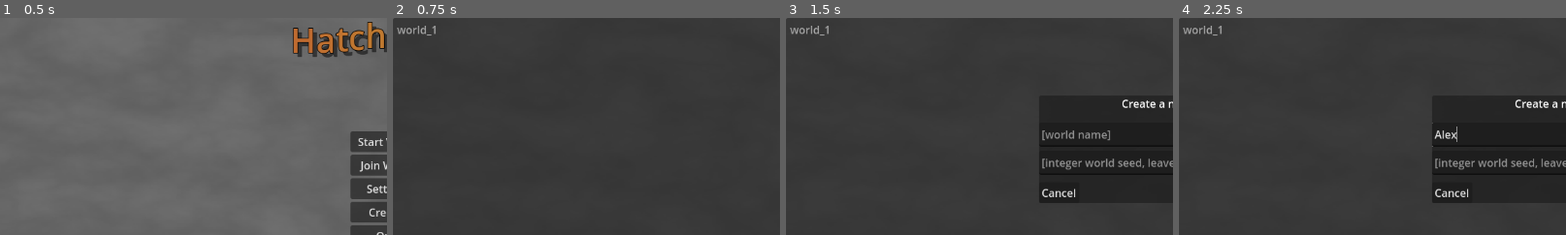
Above: before the commit, frames 1-4 (left to right).
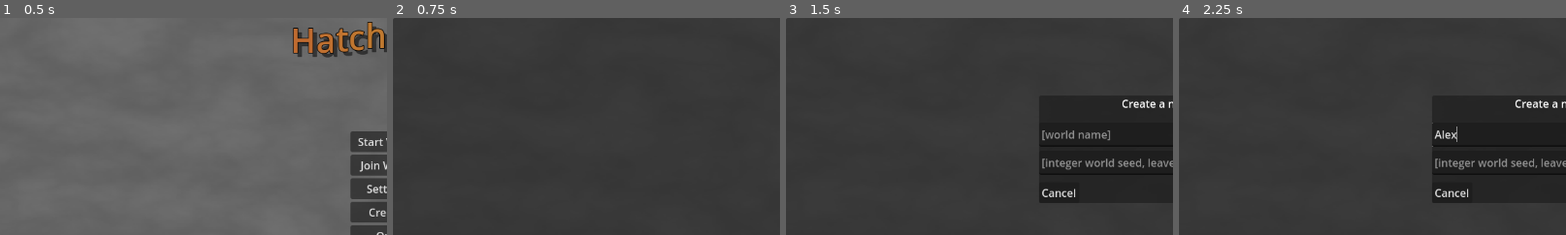
Above: after the commit, the same moments.

Repository: pixerhp/Hatchetflair
Game: Godot game, scene res://scenes/main_menu.tscn
Same seed, same stepped clock (60 frames per second), same inputs: the game is played once before the commit and once after it.
Inputs (mouse positions are % of the whole screen's width and height, from its top left):
- Up to frame 1 (0.5 s): no input
- Up to frame 2 (0.75 s): click "Start World" at 0.5 s
- Up to frame 3 (1.5 s): click "New World" at 1.25 s
- Up to frame 4 (2.25 s): click (50, 44) at 2.02 s; type "Alex" at 2.1 s
The pictures show only the part of the screen within x 0-50%, y 17-67%; the shares and areas given below are measured in that part.

Frame 1 is identical in both runs. In frame 2, 0.2% of the frame differs, in the area x 1-12%, y 3-9%; in frame 3, 0.2%; in frame 4, 0.2%.

Commit message:
GlobalStuff organization
Organized GlobalStuff, mainly by moving the task of ensuring essential dirs/files from a GlobalStuff function to a FileManager function.

Diff:
--- a/scripts/autoload_scripts/file_manager.gd
+++ b/scripts/autoload_scripts/file_manager.gd
@@ -1,7 +1,9 @@
 extends Node
 
 
-func read_txtfile_lines_as_array(file_location: String, include_potential_blank_last_line: bool) -> Array[String]:
+# FILE INTERACTION FUNCTIONS:
+
+func read_txtfile_lines_as_array(file_location: String, include_potential_blank_last_line: bool = false) -> Array[String]:
 	if not FileAccess.file_exists(file_location):
 		push_error("A text file \"" + file_location + "\" couldn't be found to have its lines read. (Returning [].)")
 		return([])
@@ -108,4 +110,38 @@
 	return false
 
 
-# VERSION UPDATING FUNCTIONS ARE BELOW HERE.
+# FILE ENSURANCE/CREATION FUNCTIONS:
+
+func ensure_essential_game_dirs_and_files_exist() -> bool:
+	var errors_were_encountered: bool = false
+
+	var directories_to_ensure: Array[String] = [
+		"user://storage",
+		"user://storage/worlds",
+	]
+	for dir in directories_to_ensure:
+		DirAccess.make_dir_recursive_absolute(dir)
+		if not DirAccess.dir_exists_absolute(dir):
+			errors_were_encountered = true
+			push_error("Essential game directory: \""+dir+"\" could not be created/found.")
+
+	# If an essential file doesn't already exist, creates it blank except for version_entire in its first text line.
+	var file_locations_to_ensure: Array[String] = [
+		"user://storage/user_info.txt",
+		"user://storage/worlds_list.txt",
+		"user://storage/servers_list.txt",
+	]
+	for file_location in file_locations_to_ensure:
+		if not FileAccess.file_exists(file_location):
+			write_txtfile_from_array_of_lines(file_location, [GlobalStuff.game_version_entire])
+			if not FileAccess.file_exists(file_location):
+				errors_were_encountered = true
+				push_error("Essential game file: \""+file_location+"\" could not be created/found.")
+
+	if errors_were_encountered:
+		return(true)
+	else:
+		return(false)
+
+
+# VERSION UPDATING/DOWNDATING FUNCTIONS:
--- a/scripts/autoload_scripts/global_stuff.gd
+++ b/scripts/autoload_scripts/global_stuff.gd
@@ -8,82 +8,48 @@
 const game_version_entire: String = game_version_phase + " v" + game_version_engine + "." + game_version_major + "." + game_version_minor
 var all_global_stuff_initialized: bool = false
 
+
 func _enter_tree() -> void:
-	# Ensure the global random number generator isn't the same every program execution.
-	randomize()
-
-	# Set the windows title to include the game's name, the version, and a fun splash text if it loads right.
-	set_window_title()
-
-	# Some essential and example HF user directory content.
-	create_essential_files()
+	randomize() # Randomizes the global rng as it's a good place to do it.
+	setup_game_window_title()
+	if FileManager.ensure_essential_game_dirs_and_files_exist():
+		push_error("GlobalStuff encountered error(s) while attempting to ensure some or all essential dirs/files.")
+		get_tree().quit()
 
 	all_global_stuff_initialized = true
 
 
-func set_window_title(optional_specified_title: String = ""):
-	if not (optional_specified_title == ""):
-		DisplayServer.window_set_title(optional_specified_title)
+func setup_game_window_title(attempt_to_include_a_splash_text: bool = true):
+	DisplayServer.window_set_title(game_name+"   "+game_version_entire)
+	if attempt_to_include_a_splash_text == false:
 		return
-	# Preemptively set the window's title, just in case something goes wrong with splash texts.
-	DisplayServer.window_set_title(game_name + "   " + game_version_entire)
-	# Attempt to open the splash texts file.
-	if FileAccess.file_exists("res://assets/text_files/window_splash_texts.txt"):
-		# Create an array of usable splash texts.
-		var splash_texts_file: FileAccess = FileAccess.open("res://assets/text_files/window_splash_texts.txt", FileAccess.READ)
-		var line_contents: String = ""
-		var usable_splash_texts: Array[String] = []
-		while not splash_texts_file.eof_reached():
-			line_contents = splash_texts_file.get_line()
-			if (not line_contents.begins_with("\t")) and (line_contents != ""):
-				usable_splash_texts.append(line_contents)
-		splash_texts_file.close()
-		# Set the title to include a splash text, if the usable splash texts array has at least one item.
-		if usable_splash_texts.is_empty():
-			push_warning("The window title splash texts file was accessed successfully, but no useable splashes were found, so no splash text was used.")
-		else:
-			DisplayServer.window_set_title(game_name + "   " + game_version_entire + "   ---   " + usable_splash_texts.pick_random())
+
+	# Get the contents of the splash texts txtfile.
+	var splashes_file_contents: Array[String] = FileManager.read_txtfile_lines_as_array("res://assets/text_files/window_splash_texts.txt")
+	if splashes_file_contents == []:
+		push_warning("Either an issue accessing the splash_texts file occured, or the file was completely empty. (Leaving window title splashless.)")
+		return
+
+	# Usable splashes don't include the lines from the txtfile that are blank or start with an indent.
+	var splashes: Array[String] = []
+	for line in splashes_file_contents:
+		if (line != "") and (not line.begins_with("\t")):
+			splashes.append(line)
+
+	if splashes.is_empty():
+		push_warning("The window splashes txtfile was accessed successfully, but contained no usable splashes. (Leaving window title splashless.)")
+		return
 	else:
-		push_error("The file for window title splash-texts was not found, so no splash text was used.")
-
-func create_essential_files():
-	var file
-	DirAccess.make_dir_absolute("user://storage")
-	if not FileAccess.file_exists("user://storage/user_info.txt"):
-		file = FileAccess.open("user://storage/user_info.txt", FileAccess.WRITE)
-		file.store_line(game_version_entire)
-		file.store_line("Pixer Pinecone")
-		file.close()
-	if not FileAccess.file_exists("user://storage/servers_list.txt"):
-		file = FileAccess.open("user://storage/servers_list.txt", FileAccess.WRITE)
-		file.store_line(game_version_entire)
-		file.store_line("localhost 127.0.0.1")
-		file.store_line("127.0.0.1")
-		file.store_line("bad ip example")
-		file.store_line("234534534.24653463.34534.547124325")
-		file.close()
-	DirAccess.make_dir_recursive_absolute("user://storage/worlds/world_1")
-	DirAccess.make_dir_absolute("user://storage/worlds/world_1/chunks")
-	file = FileAccess.open("user://storage/worlds/world_1/world_info.txt", FileAccess.WRITE)
-	file.store_line(game_version_entire)
-	file.store_line("date created: 2023-08-07T3:14:00")
-	file.store_line("last played: unplayed")
-	file.store_line("world generation seed: 314")
-	file.close()
-	if not FileAccess.file_exists("user://storage/worlds_list.txt"):
-		print("(The worlds list was created/overwritten because it wasn't found.)")
-		file = FileAccess.open("user://storage/worlds_list.txt", FileAccess.WRITE)
-		file.store_line(game_version_entire)
-		file.store_line("world_1") # the regular name of the world.
-		file.store_line("world_1") # the name of the folder where the world is stored in.
-		file.close()
+		DisplayServer.window_set_title(game_name+"   "+game_version_entire+"   ---   "+splashes.pick_random())
+		return
 
 
-
-# Called every frame.
 func _process(_delta):
-	if Input.is_action_just_pressed("Fullscreen Toggle") :
+	# Global hotkeys.
+	if Input.is_action_just_pressed("Fullscreen Toggle"):
 		if (DisplayServer.window_get_mode() == 0):
 			DisplayServer.window_set_mode(DisplayServer.WINDOW_MODE_FULLSCREEN)
 		else:
 			DisplayServer.window_set_mode(DisplayServer.WINDOW_MODE_WINDOWED)
+	if Input.is_action_just_pressed("Screenshot"):
+		pass
--- a/scripts/main_menu_scripts/menu_main.gd
+++ b/scripts/main_menu_scripts/menu_main.gd
@@ -9,20 +9,6 @@
 	# Does NOT update each world and its contents, that'd be done in the worlds menu.
 	if ensure_essential_files_are_up_to_date():
 		push_error("There was an error checking/updating one or more essential files,\nthis may lead to crashes or unintended behavior.")
-
-	# JUST FOR TESTING THE FILEMANAGER ALPHABETICAL SORT FUNCTION:
-	var file = FileAccess.open("user://sort_test.txt", FileAccess.WRITE)
-	file.store_line(GlobalStuff.game_version_entire)
-	file.store_line("zzzzzitem_3_name")
-	file.store_line("aitem_3_thing")
-	file.store_line("item_1_name")
-	file.store_line("zitem_1_thing")
-	file.store_line("item_4_name")
-	file.store_line("item_4_thing")
-	file.store_line("item_2_name")
-	file.store_line("item_2_thing")
-	file.close()
-	FileManager.sort_txtfile_contents_alphabetically("user://sort_test.txt", 1, 2)
 
 
 # Display the current connecting status using the NetworkInfoOverlay menu.
